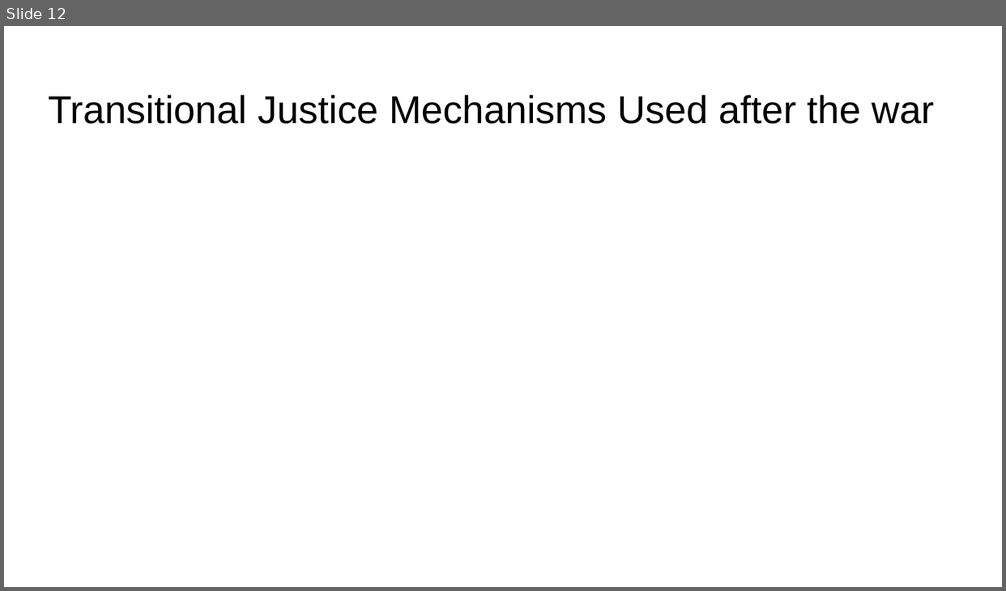
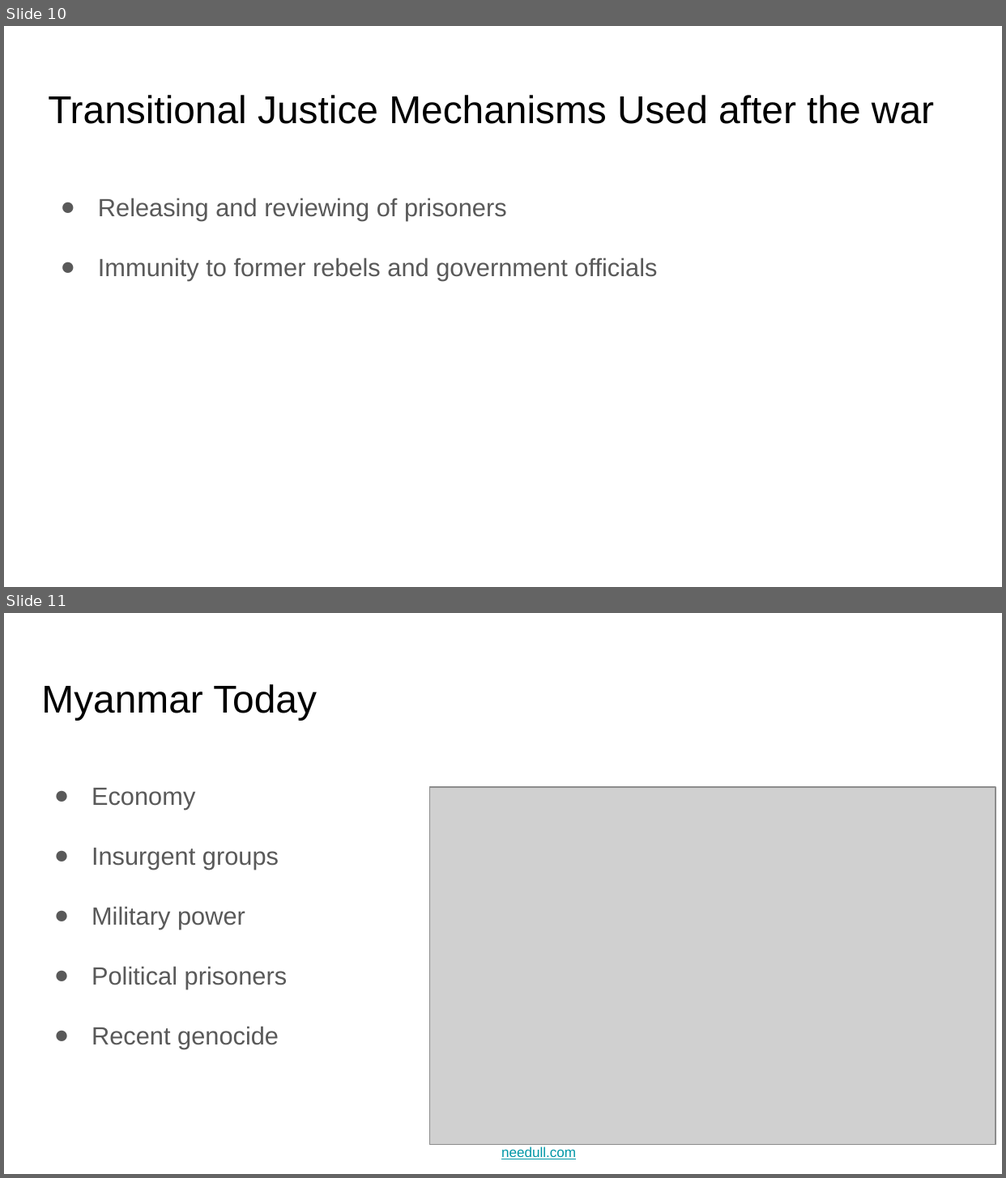
Before and after one commit to arkelf/finalproject, a slide deck: Myanmar presentation.pptx. Shown one above the other, each under a label of ours: slide 12 before the commit, slides 10 and 11 after it. The pictures are 1006x591 and 1006x1178 pixels, drawn with LibreOffice and Linux fonts; fonts in the diff are those of the drawing; grey boxes stand for pictures. Boxes give left, top, right and bottom in pixels: in the first picture for what was removed or moved away, otherwise in the second. Text is boxed around its words. In the diff, an @@ line names an element or a change of style, - is before the commit and + after.

```diff
--- a/Myanmar presentation.pptx
+++ b/Myanmar presentation.pptx
@@ slide 11 added at bbox=[4, 613, 1002, 1174], background #FFFFFF @@
@@ title added at bbox=[41, 684, 317, 720], 28 pt, text #000000 @@
+Myanmar Today
@@ text added at bbox=[91, 788, 288, 1049], 18 pt, text #595959 @@
+● Economy
+● Insurgent groups
+● Military power
+● Political prisoners
+● Recent genocide
@@ picture added at bbox=[429, 786, 995, 1145] @@
@@ text added at bbox=[501, 1147, 576, 1160], 10 pt, text #0097A7, underline @@
+needull.com
@@ what was slide 12 is now slide 10 @@
@@ slide 10 changed as well @@
@@ text added at bbox=[98, 198, 657, 280], 18 pt, text #595959 @@
+● Releasing and reviewing of prisoners
+● Immunity to former rebels and government officials
```
Also in this commit, not shown: 3 other slides changed, 12 other slides added, 11 slides removed.
